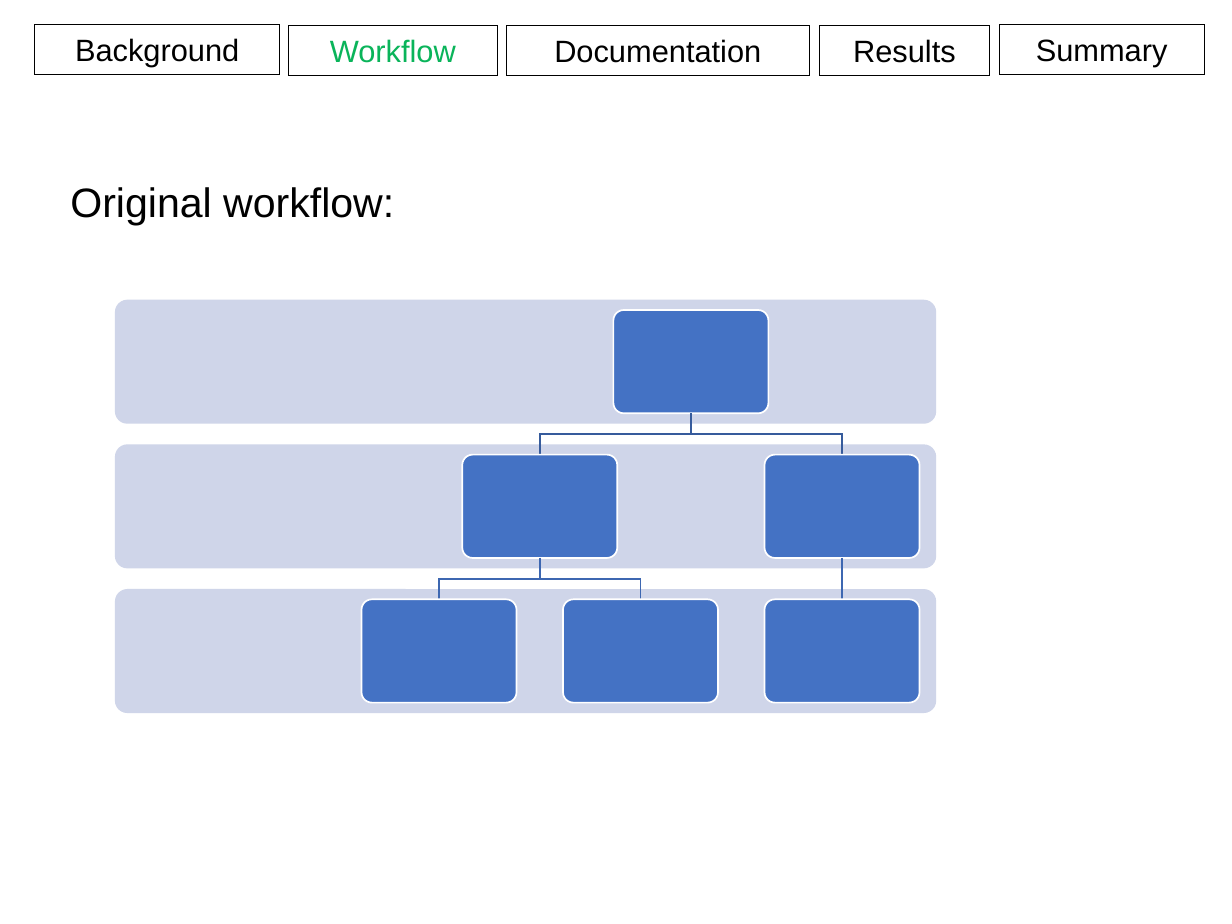
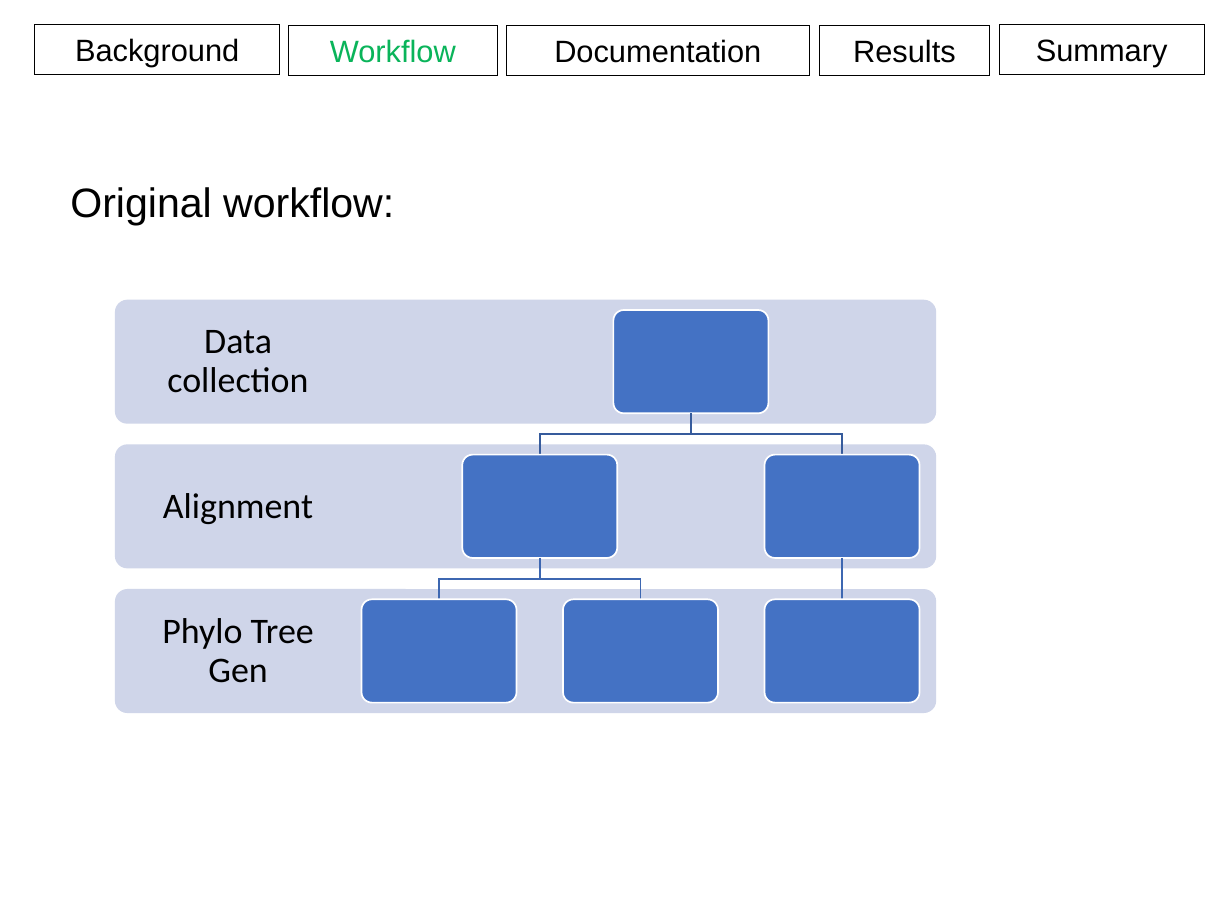
Before and after one commit to aweeger/BCB546X_FinalGroup, a slide deck: slide 14 of Presentation.pptx (slide 15 before the commit). Drawn at 1232x924 pixels with LibreOffice and Linux fonts; fonts in the diff are those of the drawing. Boxes give left, top, right and bottom in pixels: in the first picture for what was removed or moved away, otherwise in the second. Text is boxed around its words. In the diff, an @@ line names an element or a change of style, - is before the commit and + after.

```diff
--- a/Presentation.pptx
+++ b/Presentation.pptx
@@ text added at [167, 330, 308, 393], 21 pt, text #000000 @@
+Data collection
@@ text added at [163, 493, 313, 524], 21 pt, text #000000 @@
+Alignment
@@ text added at [162, 618, 314, 683], 21 pt, text #000000 @@
+Phylo Tree Gen
```
Also in this commit, not shown: 18 other slides changed, 2 slides removed, 1 other file.
